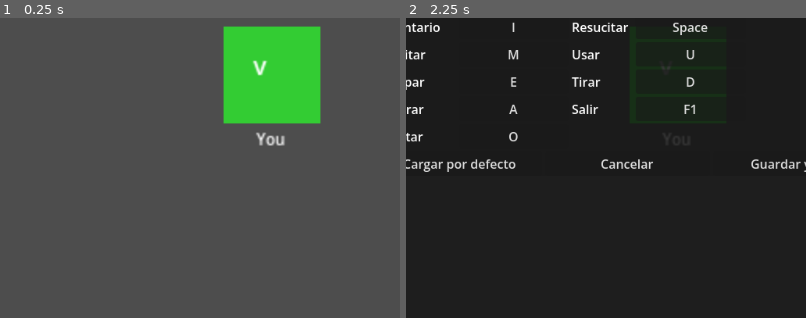
Above: before the commit, frames 1-2 (left to right).
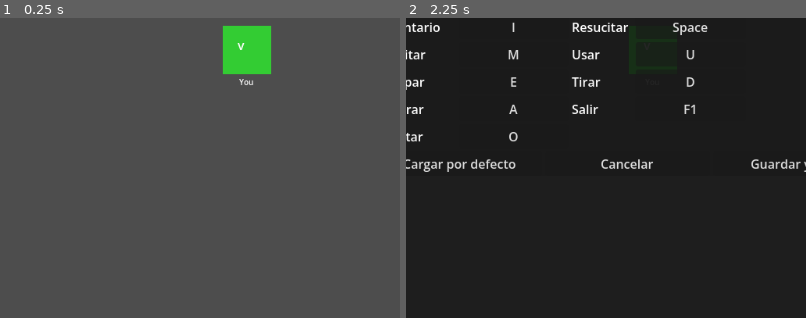
Above: after the commit, the same moments.

Repository: polito-ao/argentum-united-client
Game: Godot game, scene res://scenes/world/world.tscn
Same seed, same stepped clock (60 frames per second), same inputs: the game is played once before the commit and once after it. This scene is started directly instead of the project's main scene.
Inputs (mouse positions are % of the whole screen's width and height, from its top left):
- Up to frame 1 (0.25 s): no input
- Up to frame 2 (2.25 s): click (32, 11) at 0.52 s; type "12" at 0.6 s; click "?" at 1.25 s; click "S" at 2 s
The pictures show only the part of the screen within x 22-72%, y 49-99%; the shares and areas given below are measured in that part.

The runs differ from the first frame. In frame 1, 6.5% of the frame differs, in the area x 55-81%, y 2-43%; in frame 2, less than 0.1%.

Commit message:
world: drop Camera2D zoom 2x (double-dipping with 64px tiles)
The Camera2D had zoom=Vector2(2,2), a 2x zoom-in leftover from when
tiles were 32px native and someone wanted them displayed at 64px for
readability. Now that tiles are 64px native, this 2x zoom doubled up:
each tile appeared at 128px on screen, cutting the visible tile count
in half (8 visible at 1024x768 instead of the expected 16).

Setting zoom to 1:1 — the tiles' native size IS the on-screen size,
matching what the design viewport math predicts. Matches the tile
count seen when the editor's override-in-game-camera is active.

Co-Authored-By: Claude Opus 4.7 (1M context) <noreply@anthropic.com>

Diff:
--- a/scenes/world/world.tscn
+++ b/scenes/world/world.tscn
@@ -12,7 +12,7 @@
 script = ExtResource("1")
 
 [node name="Camera" type="Camera2D" parent="."]
-zoom = Vector2(2, 2)
+zoom = Vector2(1, 1)
 
 [node name="Ground" type="Node2D" parent="."]
 z_index = -10
